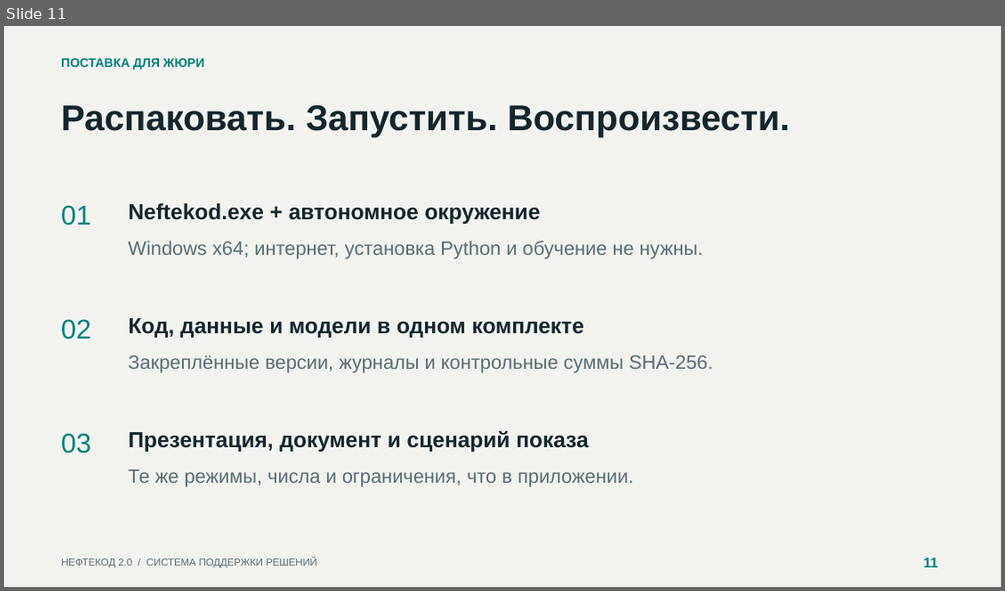
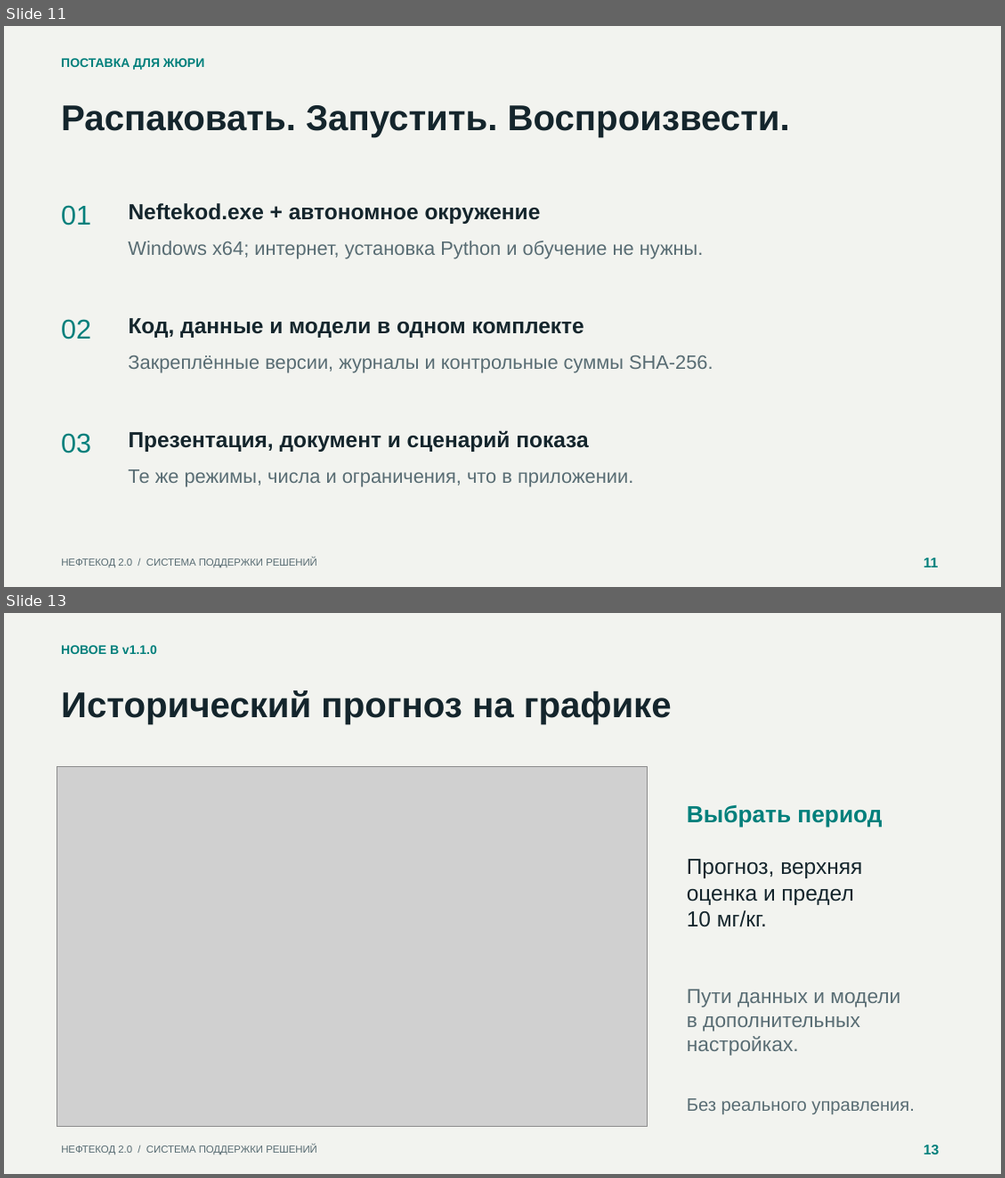
Before and after one commit to bug00n/HackathonPetrolCode, a slide deck: release/jury/Neftekod_Presentation.pptx. Shown one above the other, each under a label of ours: slide 11 before the commit, slides 11 and 13 after it; the slides between them are not shown. The pictures are 1005x591 and 1005x1178 pixels, drawn with LibreOffice and Linux fonts; fonts in the diff are those of the drawing; grey boxes stand for pictures. Boxes give left, top, right and bottom in pixels: in the first picture for what was removed or moved away, otherwise in the second. Text is boxed around its words. In the diff, an @@ line names an element or a change of style, - is before the commit and + after.

```diff
--- a/release/jury/Neftekod_Presentation.pptx
+++ b/release/jury/Neftekod_Presentation.pptx
@@ slide 13 added at (4, 613, 1001, 1174), background #F2F3EF @@
@@ text added at (61, 645, 157, 654), 12 pt, text #007F7B, bold @@
+НОВОЕ В v1.1.0
@@ text added at (61, 690, 672, 724), 34.5 pt, text #14252C, bold @@
+Исторический прогноз на графике
@@ picture added at (57, 766, 647, 1126) @@
@@ text added at (687, 805, 882, 827), 22.5 pt, text #007F7B, bold @@
+Выбрать период
@@ text added at (687, 859, 862, 927), 21 pt, text #14252C @@
+Прогноз, верхняя
+оценка и предел
+10 мг/кг.
@@ text added at (687, 989, 900, 1055), 19.5 pt, text #586C73 @@
+Пути данных и модели
+в дополнительных
+настройках.
@@ text added at (687, 1098, 914, 1114), 17.2 pt, text #586C73 @@
+Без реального управления.
@@ text added at (61, 1145, 317, 1155), 9.8 pt, text #586C73 @@
+НЕФТЕКОД 2.0 / СИСТЕМА ПОДДЕРЖКИ РЕШЕНИЙ
@@ text added at (923, 1144, 938, 1154), 13.5 pt, text #007F7B, bold @@
+13
```
Also in this commit, not shown: 3 slides changed, 1 other slide added, 18 other files.
